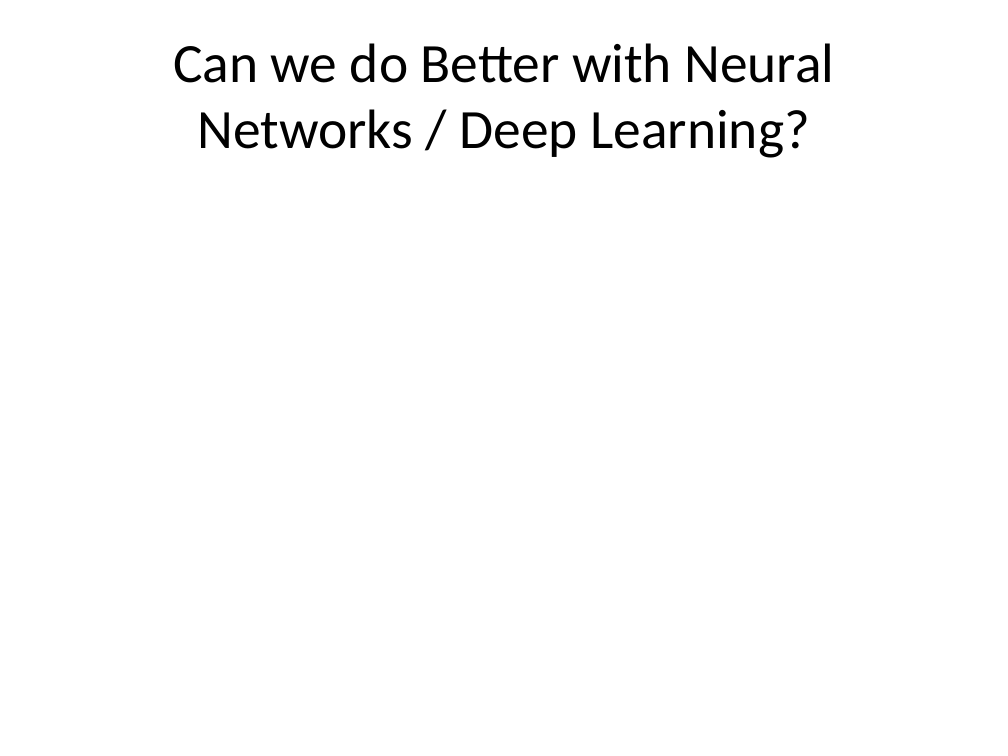
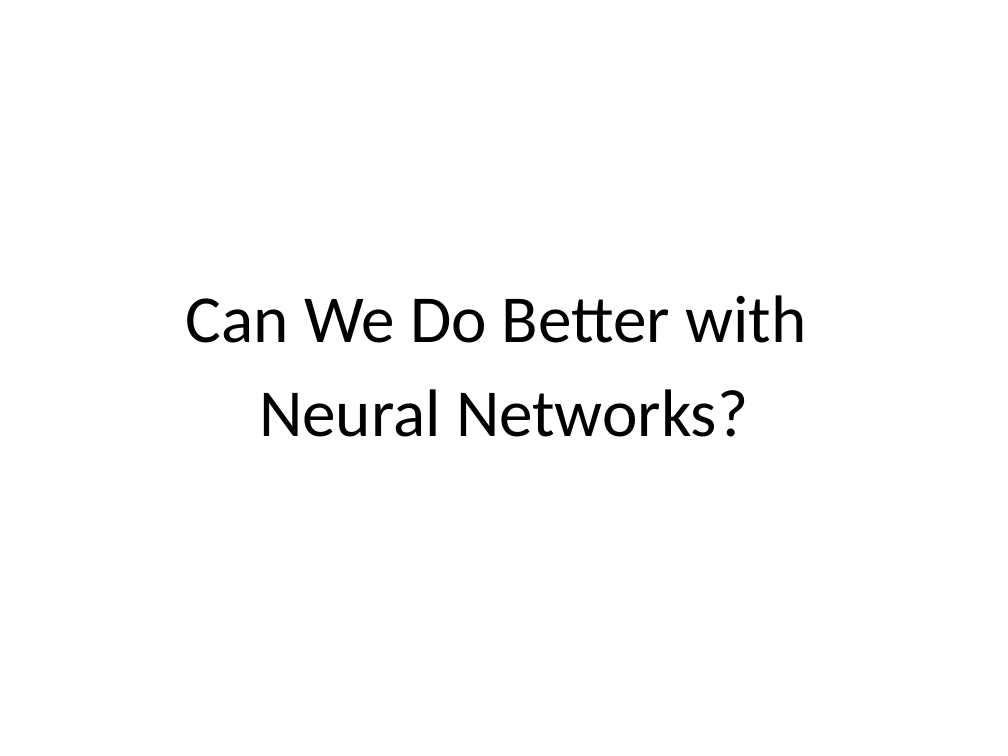
Before and after one commit to wilkung/Predicting_Markets_with_Neural_Nets, a slide deck: slide 13 of Kojack_Presentation.pptx (slide 16 before the commit). Drawn at 1008x756 pixels with LibreOffice and Linux fonts; fonts in the diff are those of the drawing. Boxes give left, top, right and bottom in pixels: in the first picture for what was removed or moved away, otherwise in the second. Text is boxed around its words. In the diff, an @@ line names an element or a change of style, - is before the commit and + after.

```diff
--- a/Kojack_Presentation.pptx
+++ b/Kojack_Presentation.pptx
@@ text "Can We Do Better with" at (x1=186, y1=295, x2=806, y2=437): vertical alignment middle to top @@
@@ text at (x1=186, y1=295, x2=806, y2=437): text changed; size 39.6 to 48 pt @@
-Can we do Better with Neural Networks / Deep Learning?
+Can We Do Better with
+Neural Networks?
```
Also in this commit, not shown: 8 other slides changed, 6 slides added, 5 slides removed, 10 other files.
